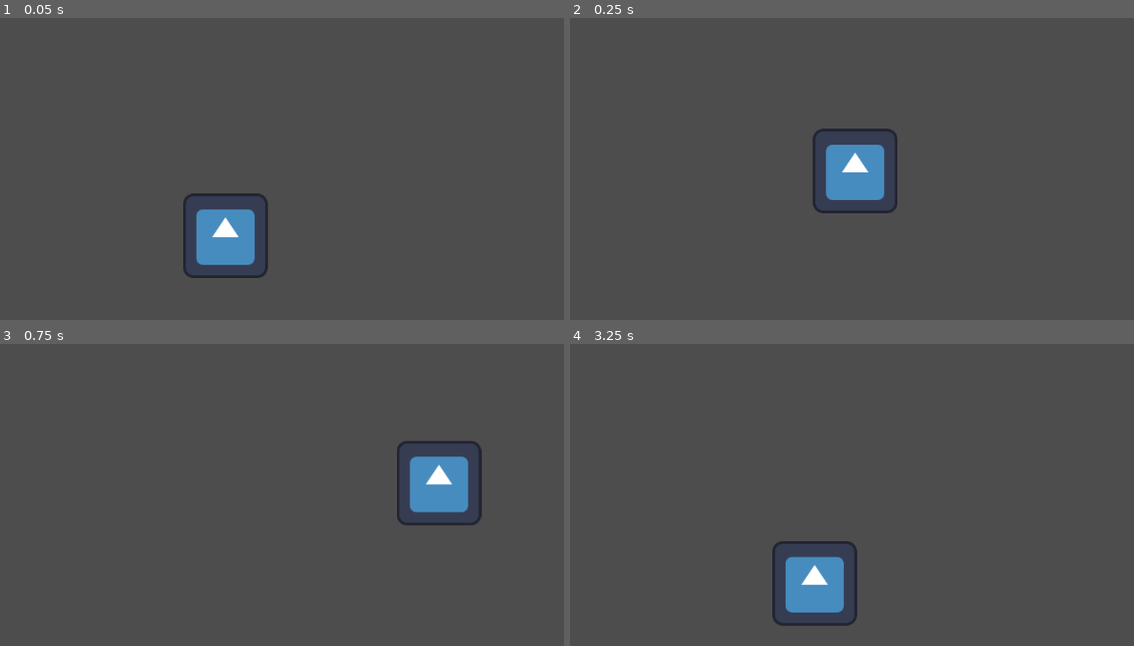
Above: before the commit, frames 1-4 (two rows, left to right).
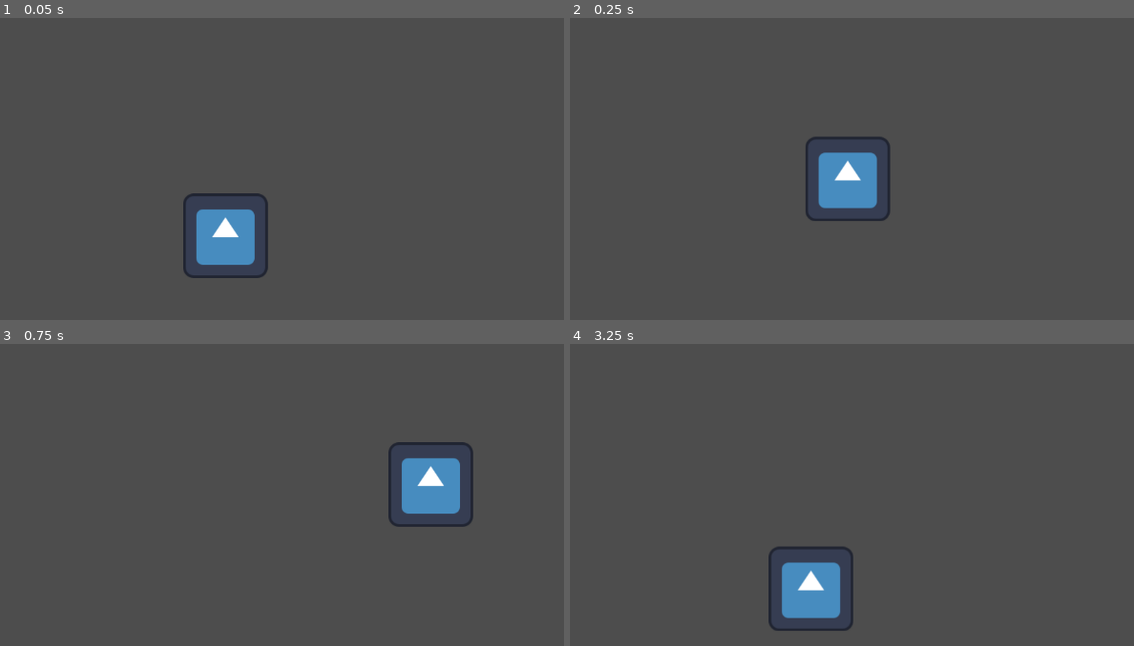
Above: after the commit, the same moments.

Repository: maa8938/DuckGun
Game: Godot game, scene res://main.tscn
Same seed, same stepped clock (60 frames per second), same inputs: the game is played once before the commit and once after it. The engine's default icon, where the game draws it, is replaced by a stand-in: a white triangle on a blue panel in a dark square.
Inputs (mouse positions are in pixels of both pictures, inside the frame that each line leads up to):
- Up to frame 1 (0.05 s): no input
- Up to frame 2 (0.25 s): no input
- Up to frame 3 (0.75 s): move the mouse to (445, 482) at 0.52 s
- Up to frame 4 (3.25 s): move the mouse to (694, 525) at 1.27 s; move the mouse to (925, 410) at 2.02 s; move the mouse to (812, 588) at 2.77 s

Frame 1 is identical in both runs. In frame 2, 2.3% of the frame differs, in the area x 41-59%, y 36-68%; in frame 3, 1.6%; in frame 4, 1.9%.

Commit message:
deadzone implementation
no more glitchy movement

Diff:
--- a/duck.gd
+++ b/duck.gd
@@ -11,7 +11,7 @@
 # Called every frame. 'delta' is the elapsed time since the previous frame.
 func _process(delta: float) -> void:
 	var mouse_pos = get_viewport().get_mouse_position()
-	#look_at(mouse_pos) # look at changes angle to look at, mouse position is gotten through methods
+	# look_at(mouse_pos) # look at changes angle to look at, mouse position is gotten through methods
 
 	var left = position.x < mouse_pos.x
 	var above = position.y < mouse_pos.y
@@ -23,6 +23,7 @@
 
 	var delta_x = cos(theta) * SPEED * delta
 	var delta_y = sin(theta) * SPEED * delta
+	var deadzone = 10
 
 	if not left:
 		delta_x *= -1
@@ -30,5 +31,7 @@
 	if not above:
 		delta_y *= -1
 
-	position.x += delta_x
-	position.y += delta_y
+	# deadzone implementation
+	if !(((position.x - mouse_pos.x) ** 2 + (position.y - mouse_pos.y) ** 2)**0.5 < deadzone):
+		position.x += delta_x
+		position.y += delta_y
--- a/project.godot
+++ b/project.godot
@@ -12,8 +12,12 @@
 
 config/name="DuckGun"
 run/main_scene="res://main.tscn"
-config/features=PackedStringArray("4.3", "Mobile")
+config/features=PackedStringArray("4.4", "Mobile")
 config/icon="res://icon.svg"
+
+[dotnet]
+
+project/assembly_name="DuckGun"
 
 [rendering]
 
Not shown: 1 places in Duck.tscn that only renumber resources
Not shown, added: duck.gd.uid
